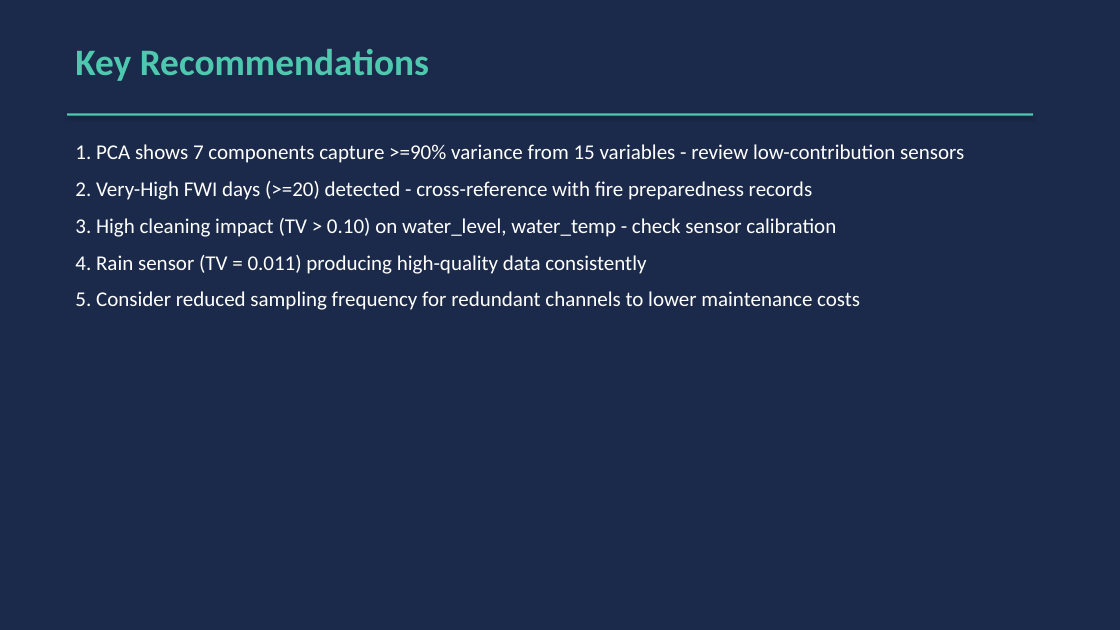
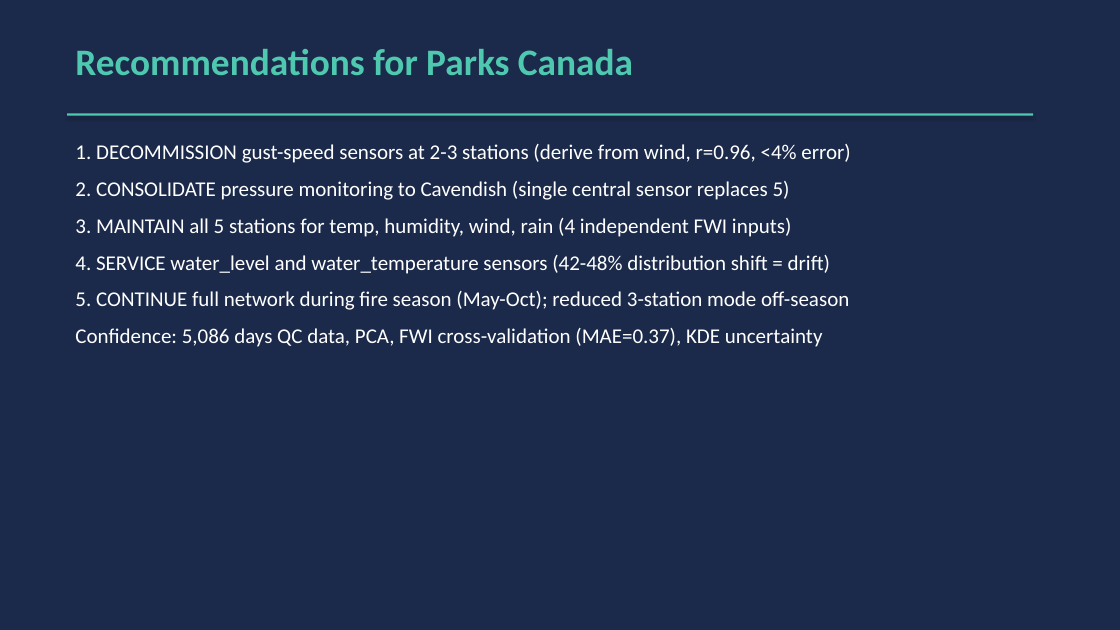
Before and after one commit to Pegjoey99/parks-meteo-optimization, a slide deck: slide 8 of outputs/PEINP_Parks_Meteo_Optimization.pptx. Drawn at 1120x630 pixels with LibreOffice and Linux fonts; fonts in the diff are those of the drawing. Boxes give left, top, right and bottom in pixels: in the first picture for what was removed or moved away, otherwise in the second. Text is boxed around its words. In the diff, an @@ line names an element or a change of style, - is before the commit and + after.

Commit message:
Level 4 rubric enhancements: interpretive analysis, risk-framed uncertainty, coherent executive summary
- Added imputation strategy justification (4-point statistical defense)
- Added operational redundancy assessment with Parks Canada recommendations
- Added risk-framed uncertainty assessment (HIGH/MODERATE/LOW risk tiers)
- Replaced visualizations with annotated plots linking to FWI domain knowledge
- Rewrote summary as coherent executive argument with 5 defensible recommendations
- Regenerated PPTX and PDF with enhanced content

```diff
--- a/outputs/PEINP_Parks_Meteo_Optimization.pptx
+++ b/outputs/PEINP_Parks_Meteo_Optimization.pptx
@@ text at box(75, 49, 633, 75): text changed @@
-Key Recommendations
+Recommendations for Parks Canada
@@ text at box(75, 144, 850, 347): text changed @@
-1. PCA shows 7 components capture >=90% variance from 15 variables - review low-contribution sensors
-2. Very-High FWI days (>=20) detected - cross-reference with fire preparedness records
-3. High cleaning impact (TV > 0.10) on water_level, water_temp - check sensor calibration
-4. Rain sensor (TV = 0.011) producing high-quality data consistently
-5. Consider reduced sampling frequency for redundant channels to lower maintenance costs
+1. DECOMMISSION gust-speed sensors at 2-3 stations (derive from wind, r=0.96, <4% error)
+2. CONSOLIDATE pressure monitoring to Cavendish (single central sensor replaces 5)
+3. MAINTAIN all 5 stations for temp, humidity, wind, rain (4 independent FWI inputs)
+4. SERVICE water_level and water_temperature sensors (42-48% distribution shift = drift)
+5. CONTINUE full network during fire season (May-Oct); reduced 3-station mode off-season
+Confidence: 5,086 days QC data, PCA, FWI cross-validation (MAE=0.37), KDE uncertainty
```
Also in this commit, not shown: 2 other slides changed, 4 other files.
